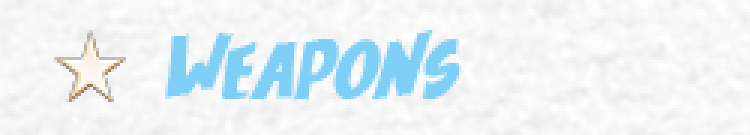
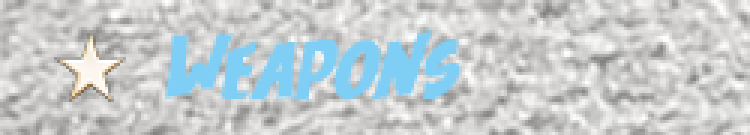
Layered file, before and after one edit (750px x 135px). Changes by layer:
"Layer 2": opacity 25% → 100% over [left=0, top=0, right=750, bottom=135]
